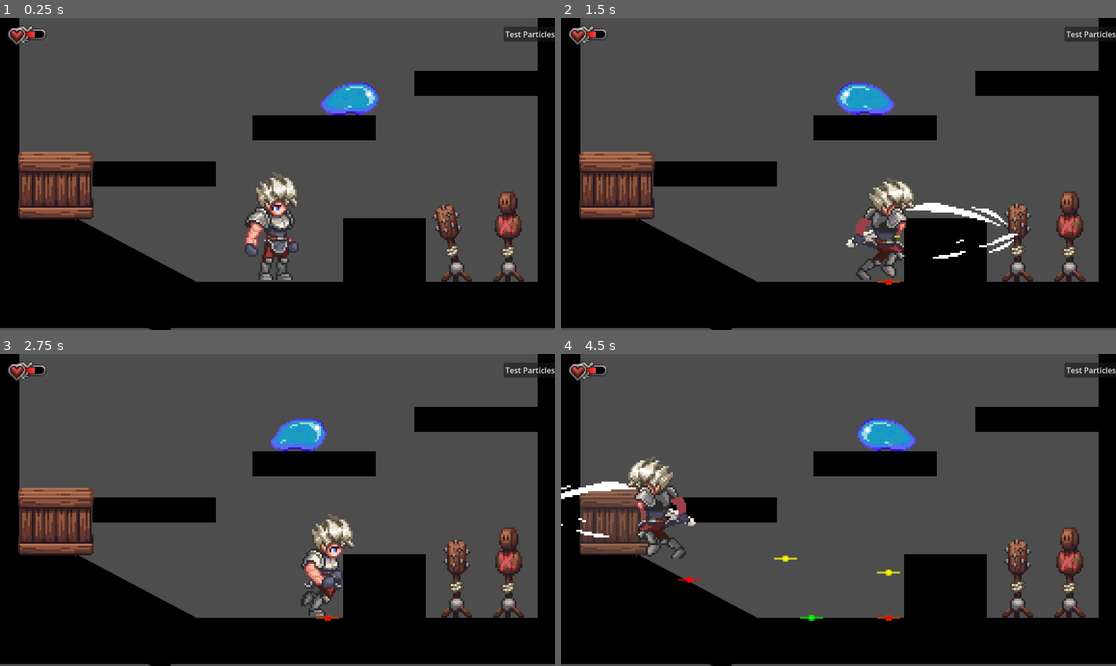
Above: before the commit, frames 1-4 (two rows, left to right).
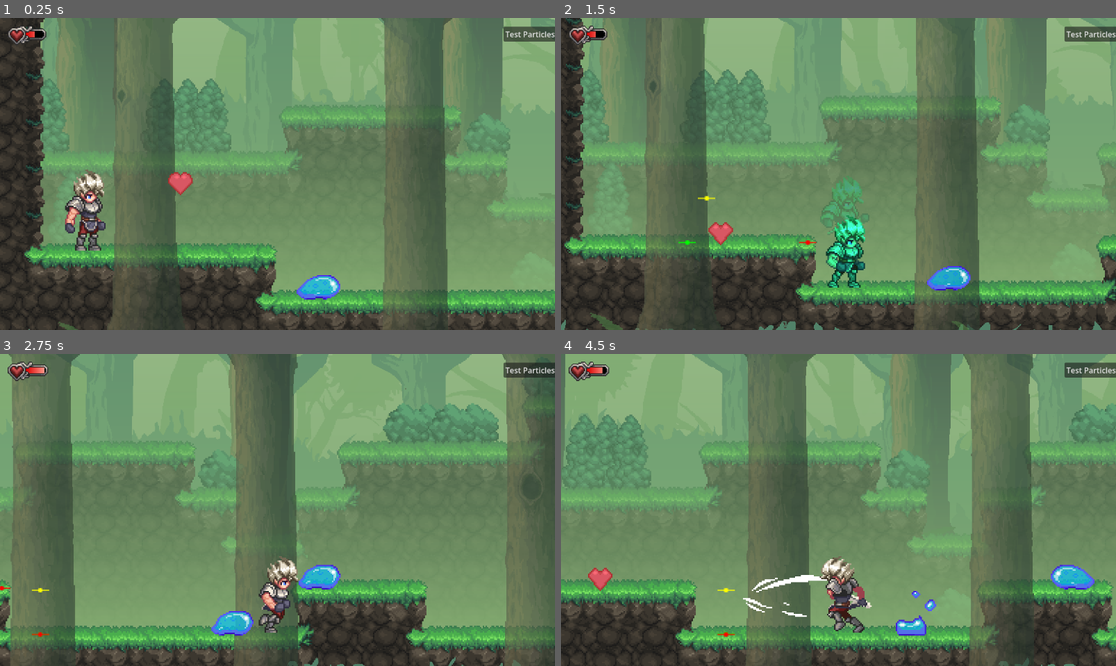
Above: after the commit, the same moments.

Repository: RynoXryaN/schirmer-ryan-first-project
Game: Godot game, scene res://Levels/00_Forest/01.tscn
The game is run twice, just before and just after one commit, with the same random seed, the same clock (stepped at 60 frames per second) and the same inputs. Before the commit the project starts from res://Scenes/demo_map.tscn.
Inputs (mouse positions are in pixels of both pictures, inside the frame that each line leads up to):
- Up to frame 1 (0.25 s): no input
- Up to frame 2 (1.5 s): tap Enter (ui_accept) at 0.5 s; move the mouse to (960, 158) at 0.52 s; hold Right (move_right) 0.53-1.28 s; hold E (action_interact) 0.53-1.28 s; click (960, 158) at 0.67 s; tap Space (jump) at 0.77 s; move the mouse to (727, 189) at 1.27 s; hold S (down) from 1.28 s (still down); tap X (attack) at 1.35 s
- Up to frame 3 (2.75 s): tap Space (jump) at 1.52 s; move the mouse to (333, 441) at 2.02 s; release S (down) at 2.03 s; hold Right (move_right) from 2.03 s (still down); hold Z (dash) from 2.03 s (still down)
- Up to frame 4 (4.5 s): move the mouse to (810, 572) at 2.77 s; release Right (move_right) at 2.78 s; release Z (dash) at 2.78 s; hold W (up) 2.78-3.53 s; tap Shift at 2.85 s; click (810, 572) at 2.92 s; tap Space (jump) at 3.02, 3.77 s; move the mouse to (1005, 556) at 3.52 s; hold E (action_interact) 3.53-4.28 s; hold Left (move_left) from 3.53 s (still down); move the mouse to (672, 463) at 4.27 s; tap X (attack) at 4.35 s

The runs differ from the first frame. In frame 1, 92% of the frame differs, in the area x 0-100%, y 0-100%; in frame 2, 93%; in frame 3, 94%; in frame 4, 94%.

Commit message:
SchirmerRyan_NewMechanics_02
Fixed Starting Scene

Diff:
--- a/project.godot
+++ b/project.godot
@@ -11,7 +11,7 @@
 [application]
 
 config/name="SchirmerRyan_FirstProject"
-run/main_scene="uid://cuyeunwmfs0sg"
+run/main_scene="uid://b5beoshdgyky1"
 config/features=PackedStringArray("4.6", "Forward Plus")
 config/icon="res://icon.svg"
 
